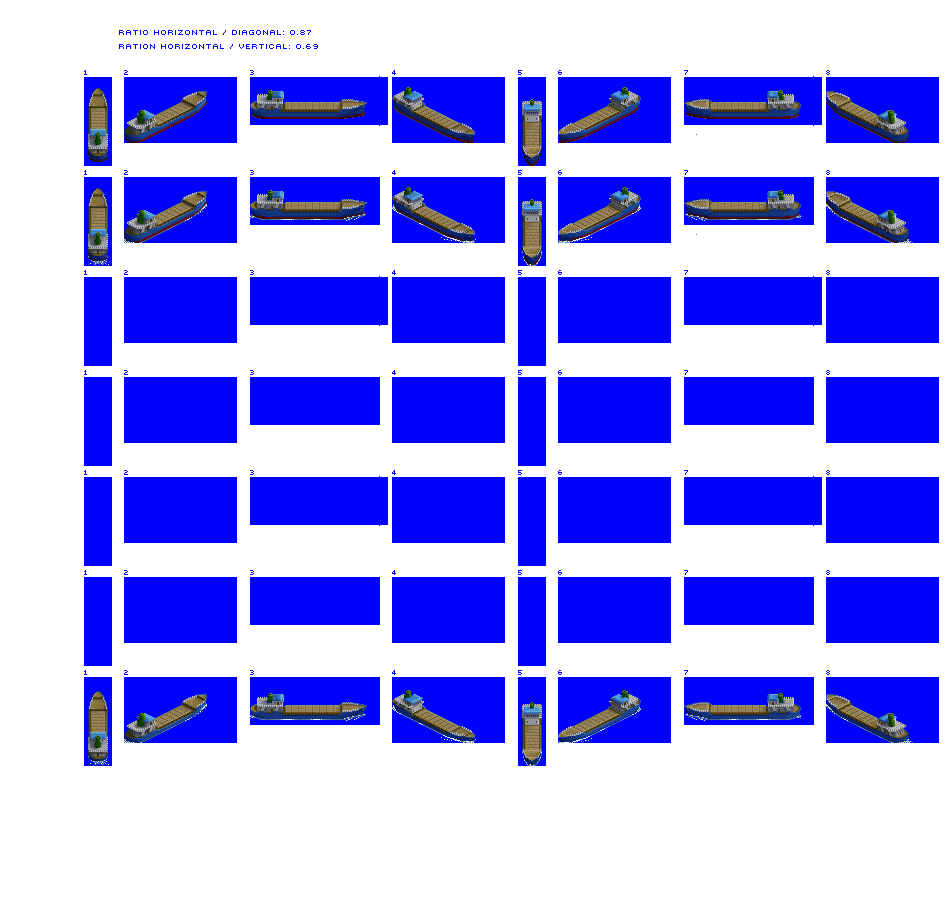
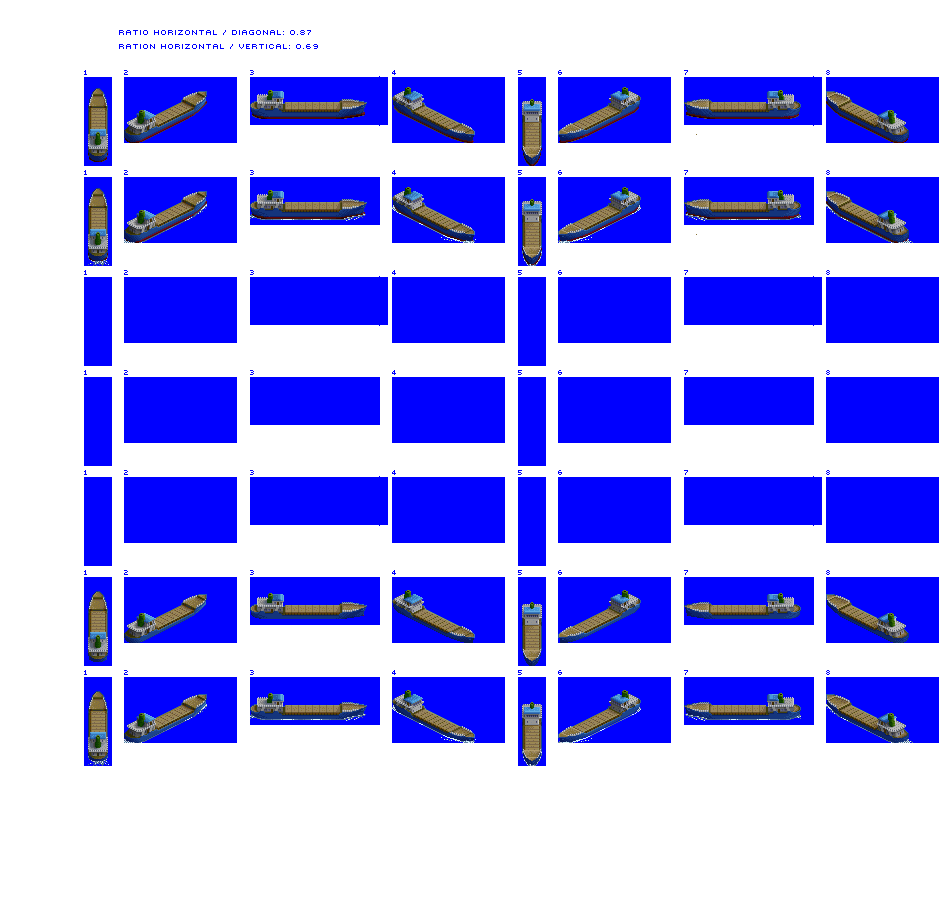
Revision of a layered 950×900 image; what changed, layer by layer:
painted on "Coaster loaded" over <box>88,590,909,666</box>
